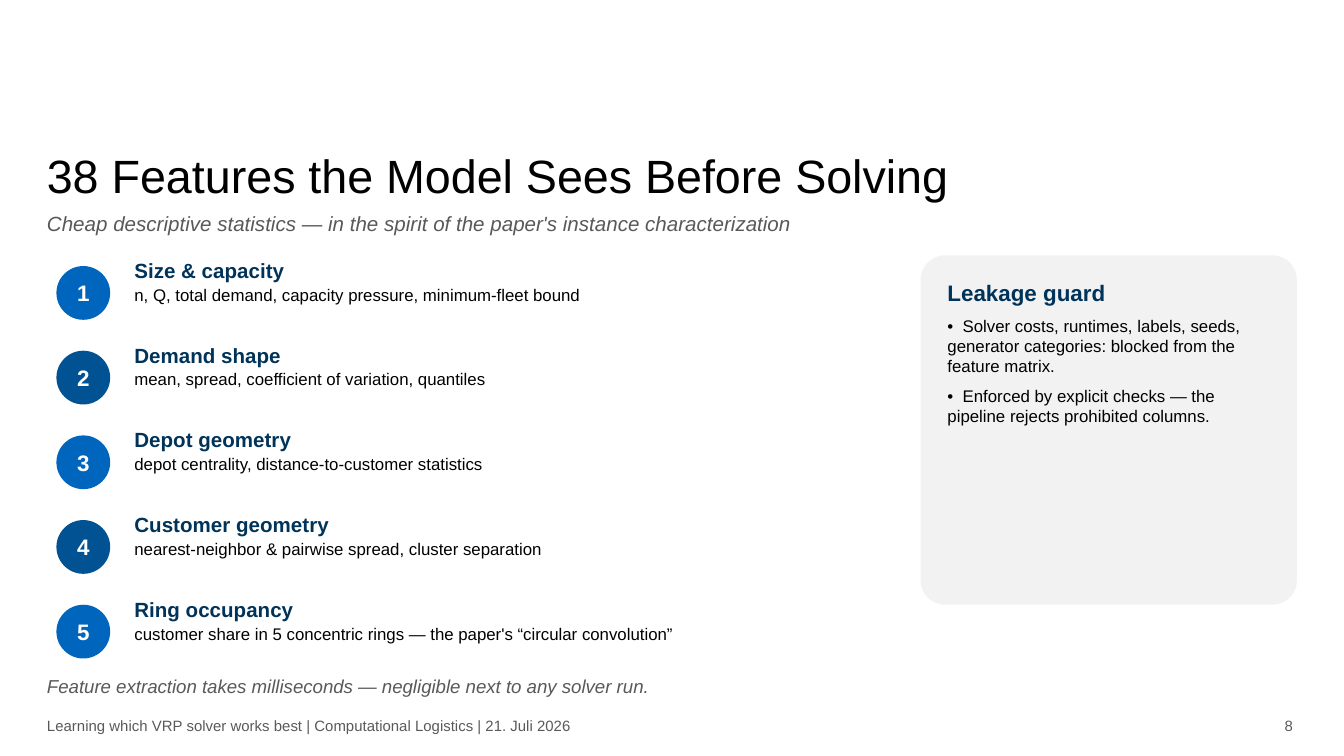
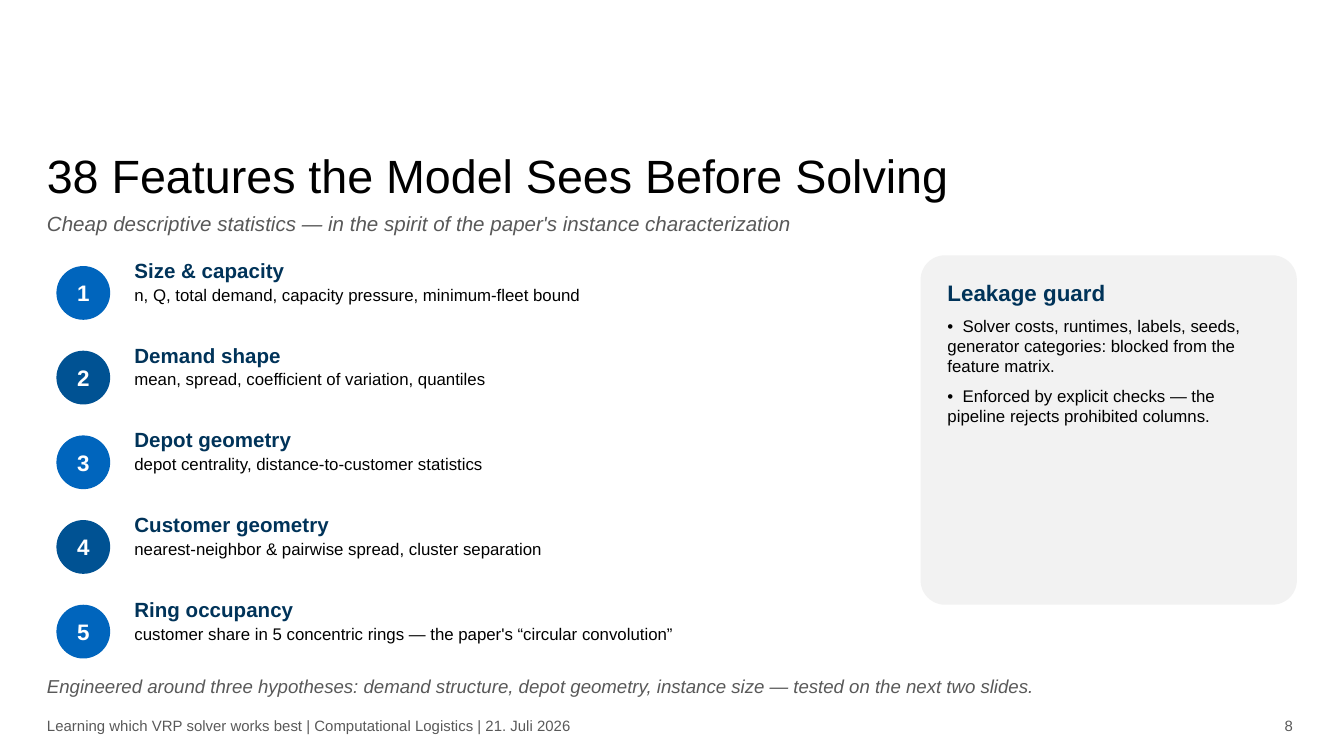
Before and after one commit to KMing02/cvrp-algorithm-selection, a slide deck: slide 8 of reports/presentation_handoff/presentation.pptx. Drawn at 1344x756 pixels with LibreOffice and Linux fonts; fonts in the diff are those of the drawing; background and template pictures are left out. Boxes give left, top, right and bottom in pixels: in the first picture for what was removed or moved away, otherwise in the second. Text is boxed around its words. In the diff, an @@ line names an element or a change of style, - is before the commit and + after.

```diff
--- a/reports/presentation_handoff/presentation.pptx
+++ b/reports/presentation_handoff/presentation.pptx
@@ text at bbox=[47, 679, 1034, 697]: text changed @@
-Feature extraction takes milliseconds — negligible next to any solver run.
+Engineered around three hypotheses: demand structure, depot geometry, instance size — tested on the next two slides.
```
Also in this commit, not shown: 8 other slides changed, 1 slide added, 1 other file.
